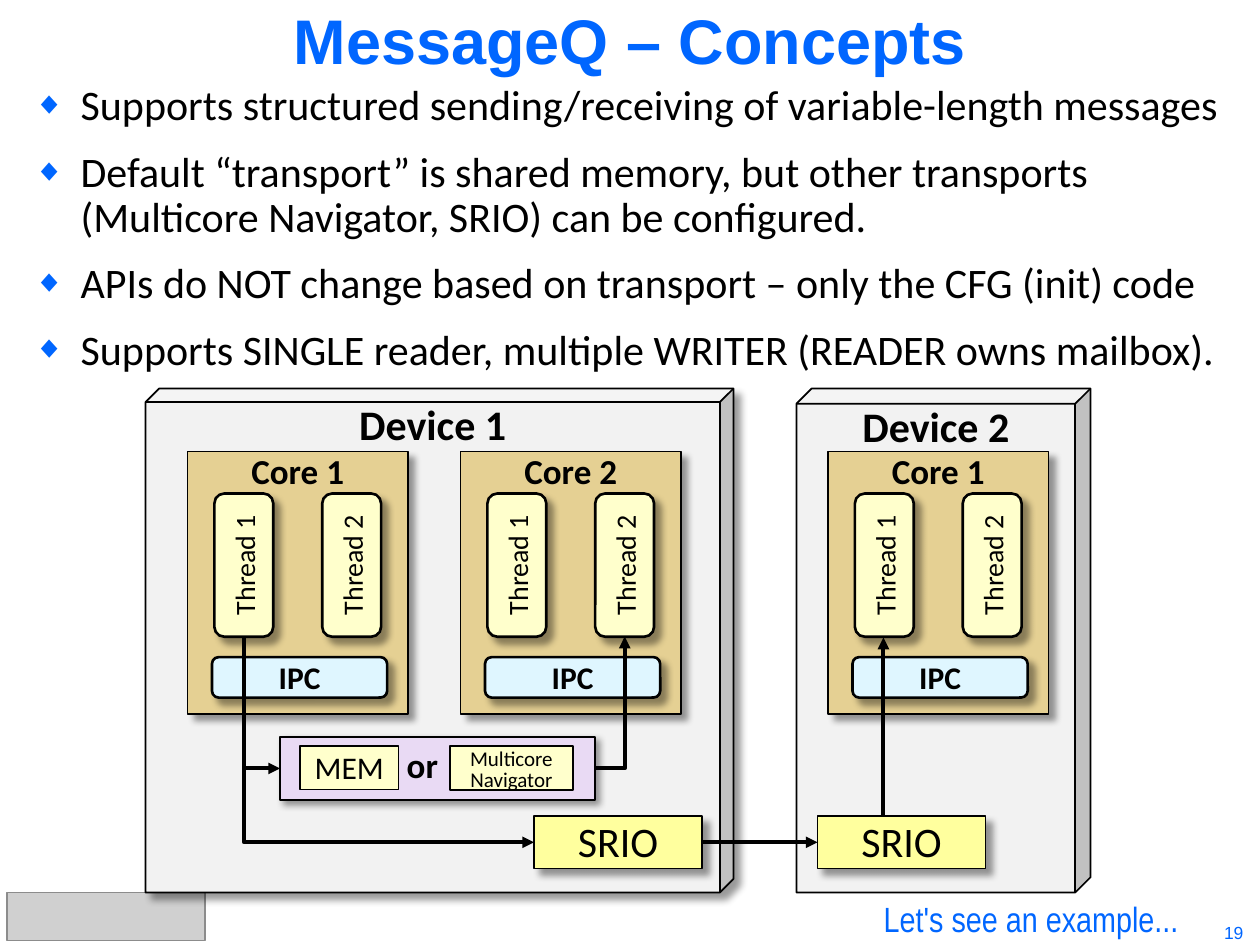
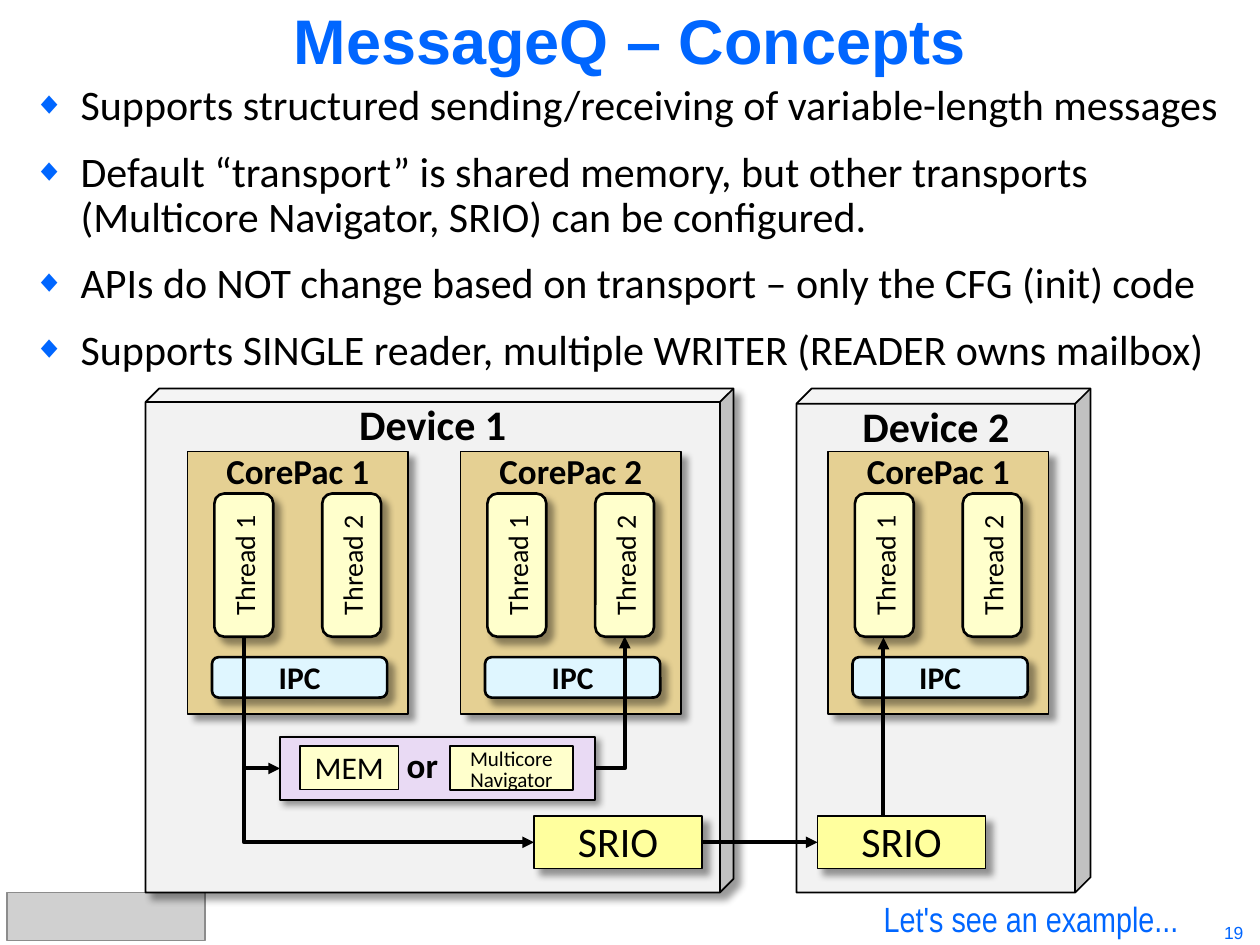
Before and after one commit to hari1989/keystone-workshop, a slide deck: slide 19 of preliminary/KeyStone Intro to IPC.pptx. Drawn at 1260x945 pixels with LibreOffice and Linux fonts; fonts in the diff are those of the drawing; grey boxes stand for pictures. Boxes give left, top, right and bottom in pixels: in the first picture for what was removed or moved away, otherwise in the second. Text is boxed around its words. In the diff, an @@ line names an element or a change of style, - is before the commit and + after.

```diff
--- a/preliminary/KeyStone Intro to IPC.pptx
+++ b/preliminary/KeyStone Intro to IPC.pptx
@@ text at [81, 334, 1203, 372]: text changed @@
-◆ Supports SINGLE reader, multiple WRITER (READER owns mailbox).
+◆ Supports SINGLE reader, multiple WRITER (READER owns mailbox)
@@ text in rectangle at [226, 461, 369, 493]: text changed @@
-Core 1
+CorePac 1
@@ text in rectangle at [499, 461, 642, 493]: text changed @@
-Core 2
+CorePac 2
@@ text in rectangle at [867, 461, 1010, 493]: text changed @@
-Core 1
+CorePac 1
```
Also in this commit, not shown: 17 other slides changed.
